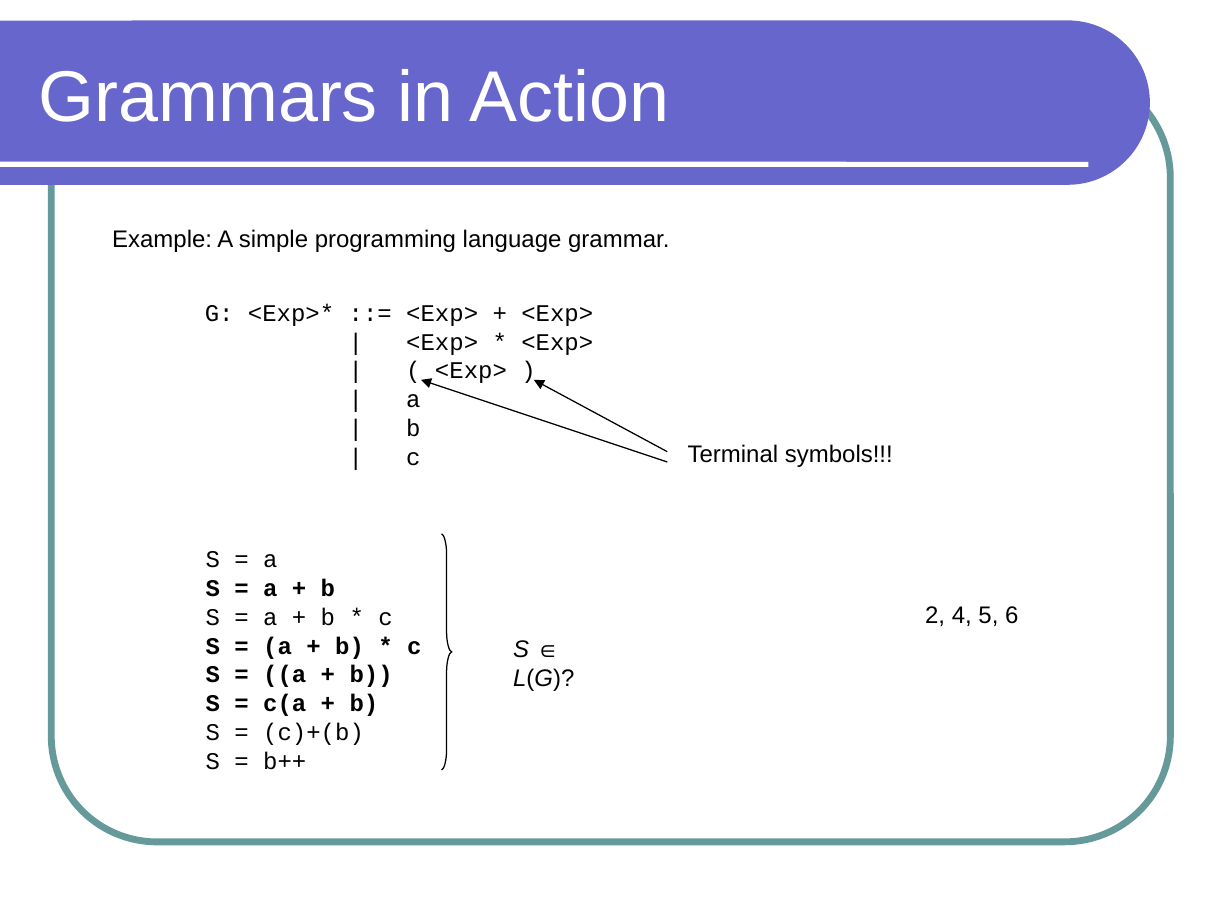
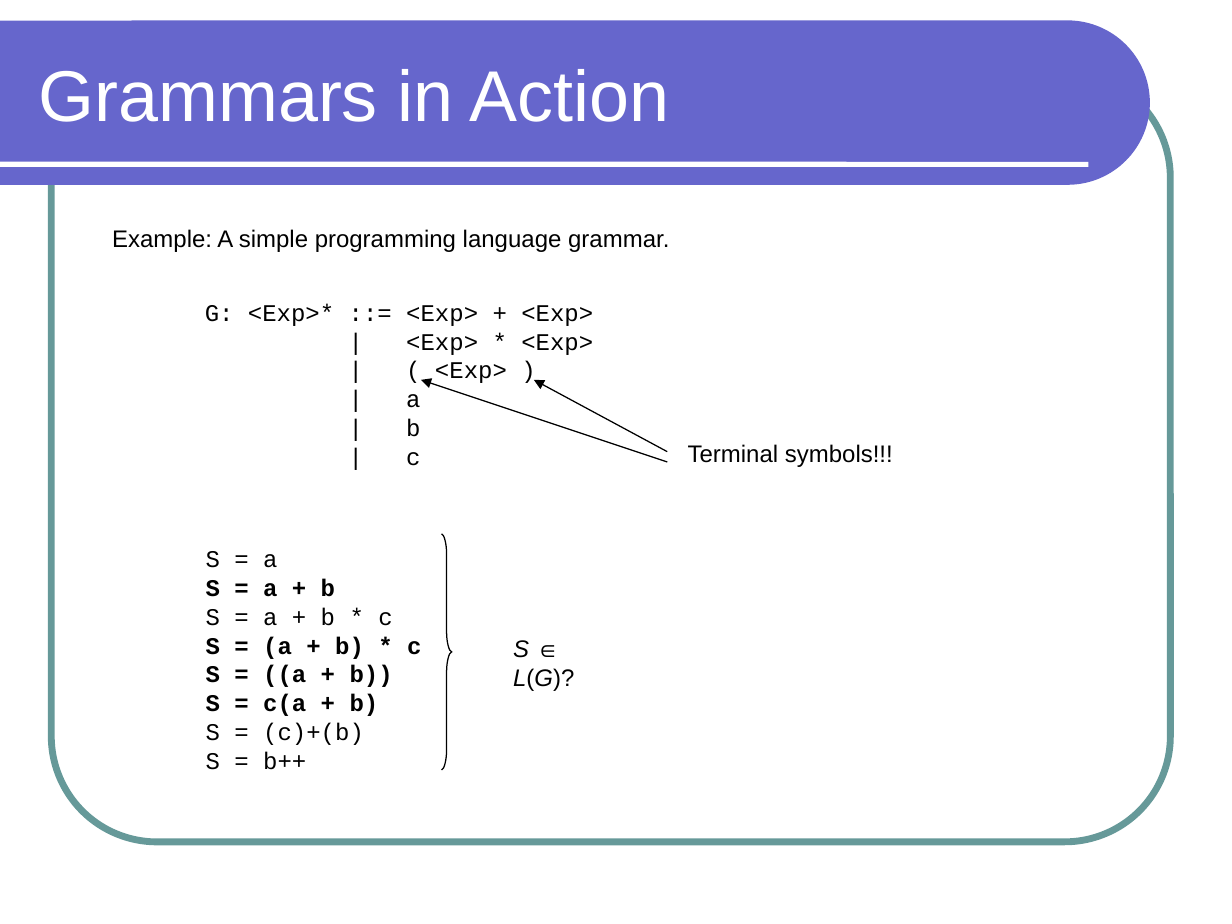
Before and after one commit to lutzhamel/CSC301, a slide deck: slide 1 of notes/csc301-ln010.ppt. Drawn at 1232x924 pixels with LibreOffice and Linux fonts; fonts in the diff are those of the drawing. Boxes give left, top, right and bottom in pixels: in the first picture for what was removed or moved away, otherwise in the second. Text is boxed around its words. In the diff, an @@ line names an element or a change of style, - is before the commit and + after.

```diff
--- a/notes/csc301-ln010.ppt
+++ b/notes/csc301-ln010.ppt
@@ text removed at (925, 606, 1018, 626) @@
-2, 4, 5, 6
```
Also in this commit, not shown: 6 other files.
